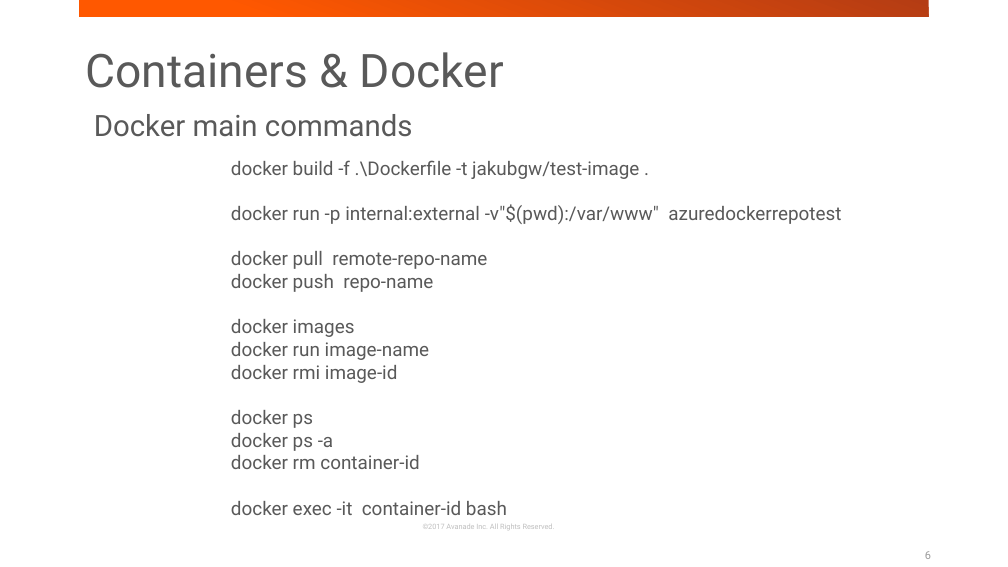
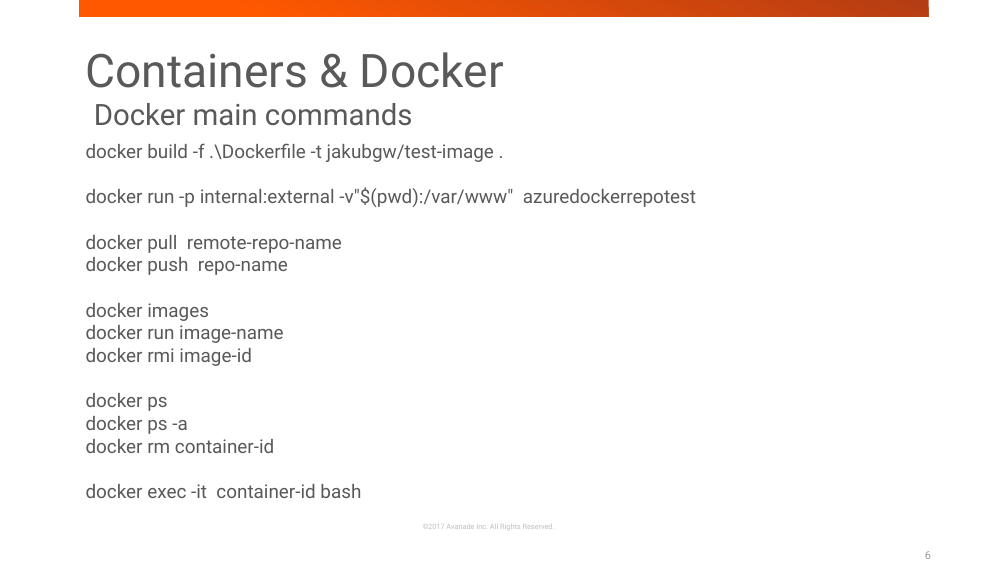
Before and after one commit to jakubgw/azure-containerization, a slide deck: slide 6 of azure-containerization.pptx. Drawn at 1008x567 pixels with LibreOffice and Linux fonts; fonts in the diff are those of the drawing; background and template pictures are left out. Boxes give left, top, right and bottom in pixels: in the first picture for what was removed or moved away, otherwise in the second. Text is boxed around its words. In the diff, an @@ line names an element or a change of style, - is before the commit and + after.

```diff
--- a/azure-containerization.pptx
+++ b/azure-containerization.pptx
@@ text "Docker main commands": place and size @@
-text "Docker main commands" at [94,114,413,137]
+text "Docker main commands" at [94,103,413,126]
@@ text "docker build -f .\Dockerfile -t ...": place and size @@
-text "docker build -f .\Dockerfile -t ..." at [231,160,841,515]
+text "docker build -f .\Dockerfile -t ..." at [86,143,696,498]
```
Also in this commit, not shown: 3 other slides changed, 6 slides added, 2 slides removed, 6 other files.
